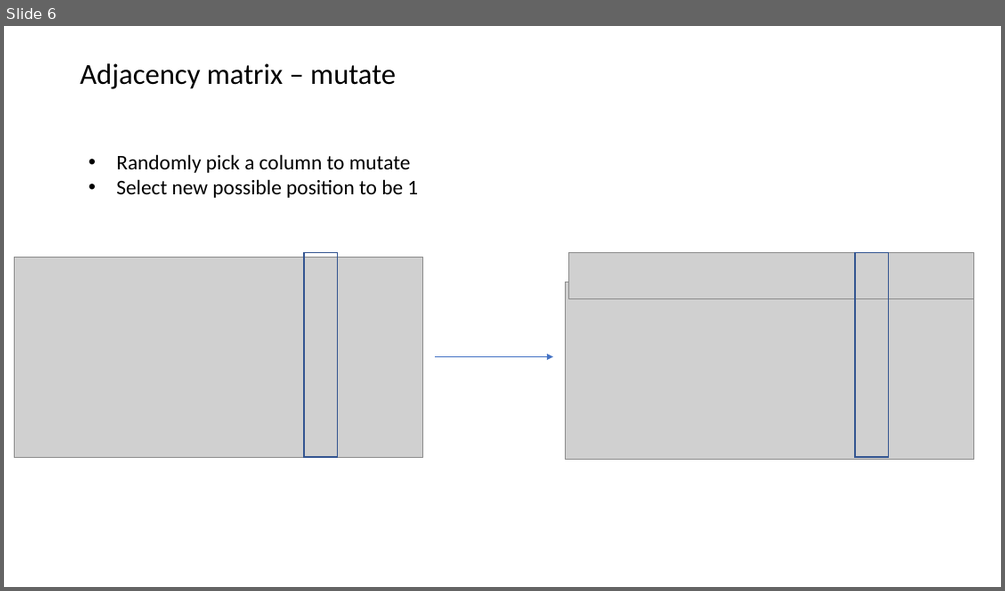
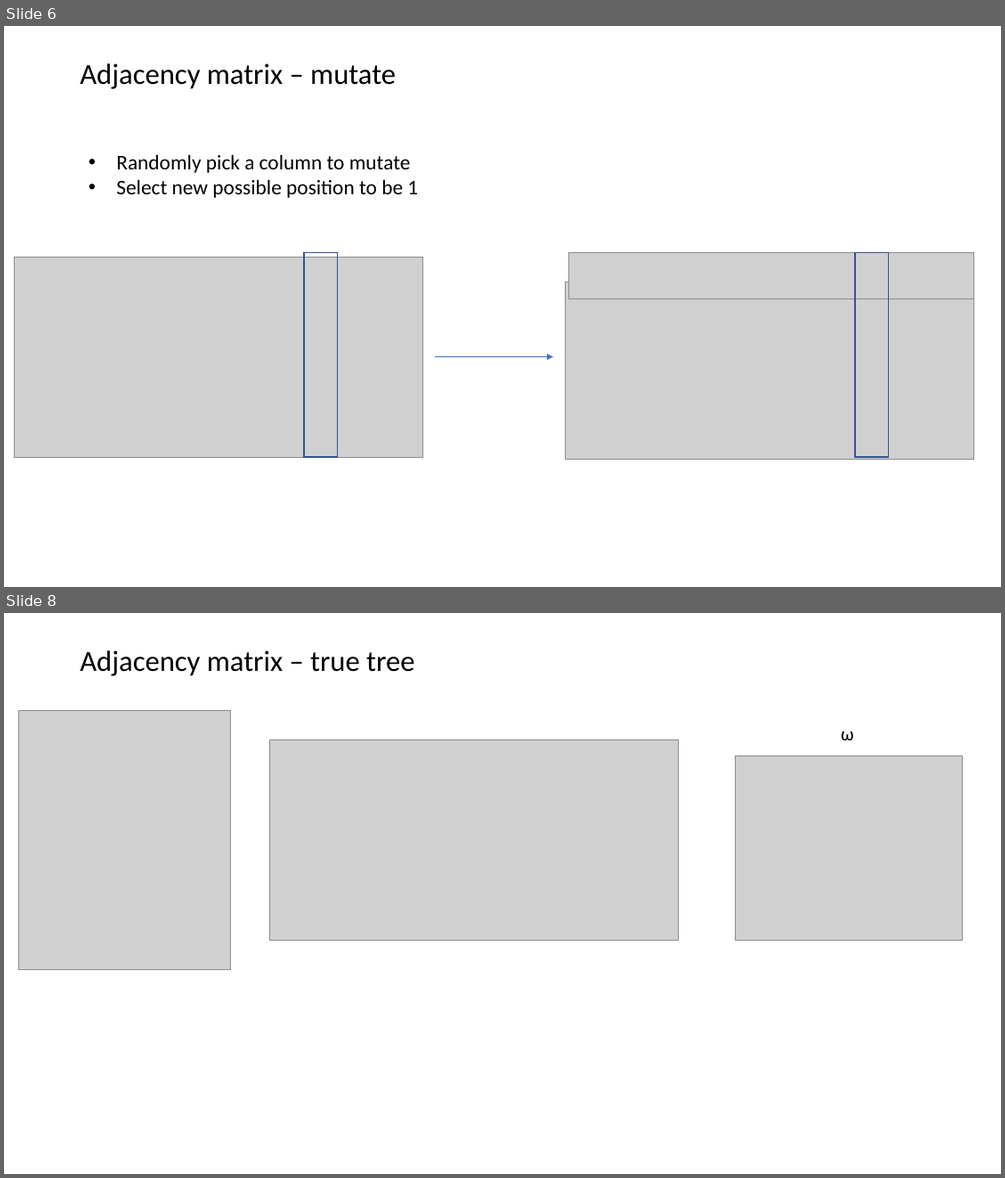
Before and after one commit to KarchinLab/pictograph, a slide deck: v6/figs/test-data-1.pptx. Shown one above the other, each under a label of ours: slide 6 before the commit, slides 6 and 8 after it; the slides between them are not shown. The pictures are 1005x591 and 1005x1178 pixels, drawn with LibreOffice and Linux fonts; fonts in the diff are those of the drawing; grey boxes stand for pictures. Boxes give left, top, right and bottom in pixels: in the first picture for what was removed or moved away, otherwise in the second. Text is boxed around its words. In the diff, an @@ line names an element or a change of style, - is before the commit and + after.

Commit message:
add adjacency matrix functions -- random init, mutate, score (1 w matrix)

```diff
--- a/v6/figs/test-data-1.pptx
+++ b/v6/figs/test-data-1.pptx
@@ slide 8 added at [4, 613, 1001, 1174], background #FFFFFF @@
@@ text added at [80, 650, 414, 676], 28 pt, text #000000 @@
+Adjacency matrix – true tree
@@ picture added at [18, 710, 231, 970] @@
@@ picture added at [270, 739, 679, 940] @@
@@ text added at [841, 731, 854, 740], 18 pt, text #000000 @@
+ω
@@ picture added at [735, 755, 962, 940] @@
```
Also in this commit, not shown: 2 slides changed, 2 other slides added, 3 other files.
